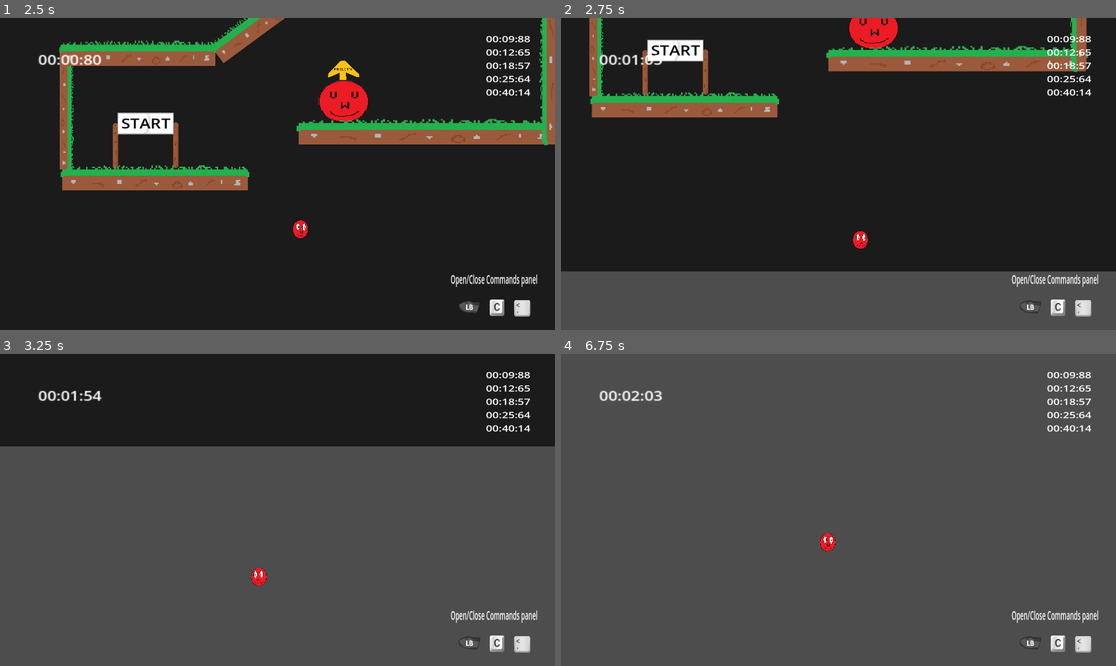
Above: before the commit, frames 1-4 (two rows, left to right).
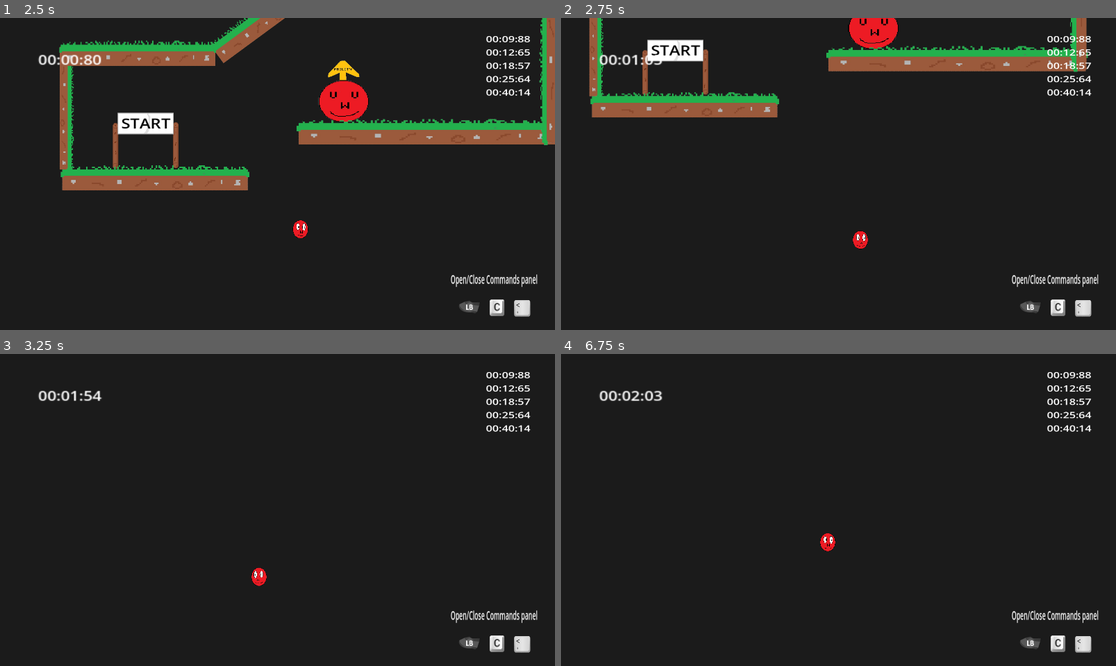
Above: after the commit, the same moments.

Repository: Mahnwe/TheBallThatWasUwU
Game: Godot game, scene res://Scenes/menu.tscn
Two runs of this game, one before a commit and one after it. Both use one fixed random seed, a clock stepped at 60 frames per second and the inputs below.
Inputs (mouse positions are in pixels of both pictures, inside the frame that each line leads up to):
- Up to frame 1 (2.5 s): click "Level 3" at 0.5 s; tap Enter at 1.25 s; move the mouse to (399, 158) at 1.27 s; hold D (move_right) from 1.28 s (still down); tap F (next_level) at 1.35, 2.3 s; click (399, 158) at 1.42 s; tap Space (jump) at 1.52, 2.27 s; move the mouse to (166, 189) at 2.02 s; tap X (dash) at 2.1 s
- Up to frame 2 (2.75 s): keep holding D (move_right)
- Up to frame 3 (3.25 s): move the mouse to (333, 441) at 2.77 s; release D (move_right) at 2.78 s; hold A (move_left) from 2.78 s (still down); tap F (next_level) at 2.85 s
- Up to frame 4 (6.75 s): move the mouse to (810, 572) at 3.52 s; release A (move_left) at 3.53 s; hold D (move_right) 3.53-5.03 s; tap C (open_commands) at 3.6, 6.6 s; click (810, 572) at 3.67 s; tap Space (jump) at 3.77, 4.52, 5.27 s; tap F (next_level) at 3.8, 4.35, 5.3, 5.85 s; move the mouse to (1005, 556) at 4.27 s; move the mouse to (672, 463) at 5.02 s; hold A (move_left) 5.03-5.78 s; tap X (dash) at 5.1 s; tap E (restart_save) at 5.75 s; move the mouse to (866, 510) at 5.77 s; hold D (move_right) 5.78-6.53 s; click (866, 510) at 5.92 s; tap R (restart_level) at 6.5 s; move the mouse to (755, 432) at 6.52 s; hold A (move_left) from 6.53 s (still down)

Frame 1 is identical in both runs. In frame 2, 18% of the frame differs, in the area x 0-100%, y 81-100%; in frame 3, 70%; in frame 4, 99%, in the area x 0-100%, y 0-100%.

Commit message:
Work on level 3 LD

Diff:
--- a/Scenes/level3.tscn
+++ b/Scenes/level3.tscn
@@ -139,11 +139,27 @@
 
 [node name="ColorRect" type="ColorRect" parent="."]
 z_index = -20
-offset_left = -1305.0
-offset_top = -354.0
-offset_right = 2405.0
-offset_bottom = 1775.0
+offset_left = -1885.0
+offset_top = -4732.0
+offset_right = 4188.0
+offset_bottom = 2946.0
 color = Color(0.10748, 0.10748, 0.10748, 1)
+
+[node name="platform11" parent="." instance=ExtResource("2_gdtbw")]
+position = Vector2(-55, -737)
+scale = Vector2(1.36, 1.22581)
+
+[node name="platform12" parent="." instance=ExtResource("2_gdtbw")]
+position = Vector2(249, -228)
+scale = Vector2(0.2, 0.84)
+
+[node name="platform13" parent="." instance=ExtResource("2_gdtbw")]
+position = Vector2(1333, -228)
+scale = Vector2(0.2, 0.84)
+
+[node name="platform14" parent="." instance=ExtResource("2_gdtbw")]
+position = Vector2(809, -737)
+scale = Vector2(1.36, 1.22581)
 
 [connection signal="player_exited_start_area" from="StartArea" to="." method="_on_start_area_player_exited_start_area"]
 [connection signal="player_entered" from="Ability" to="." method="_on_ability_player_entered"]
